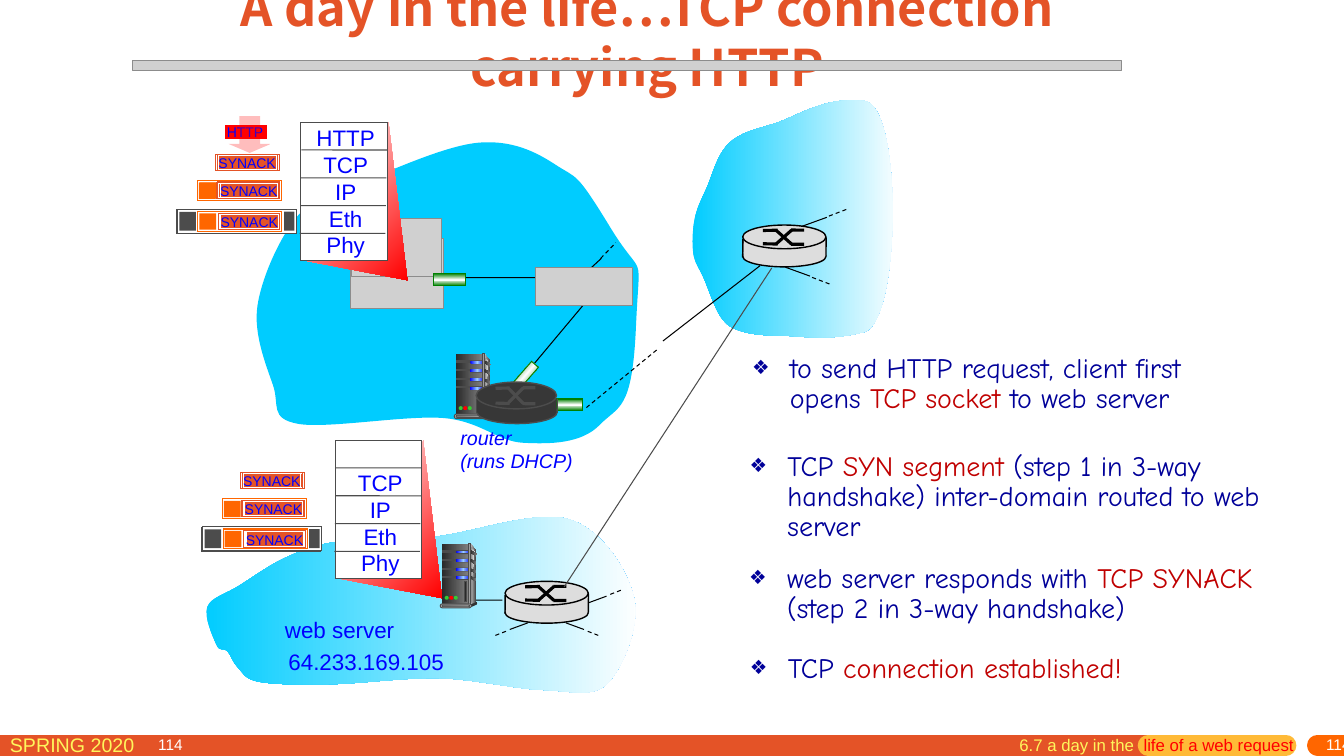
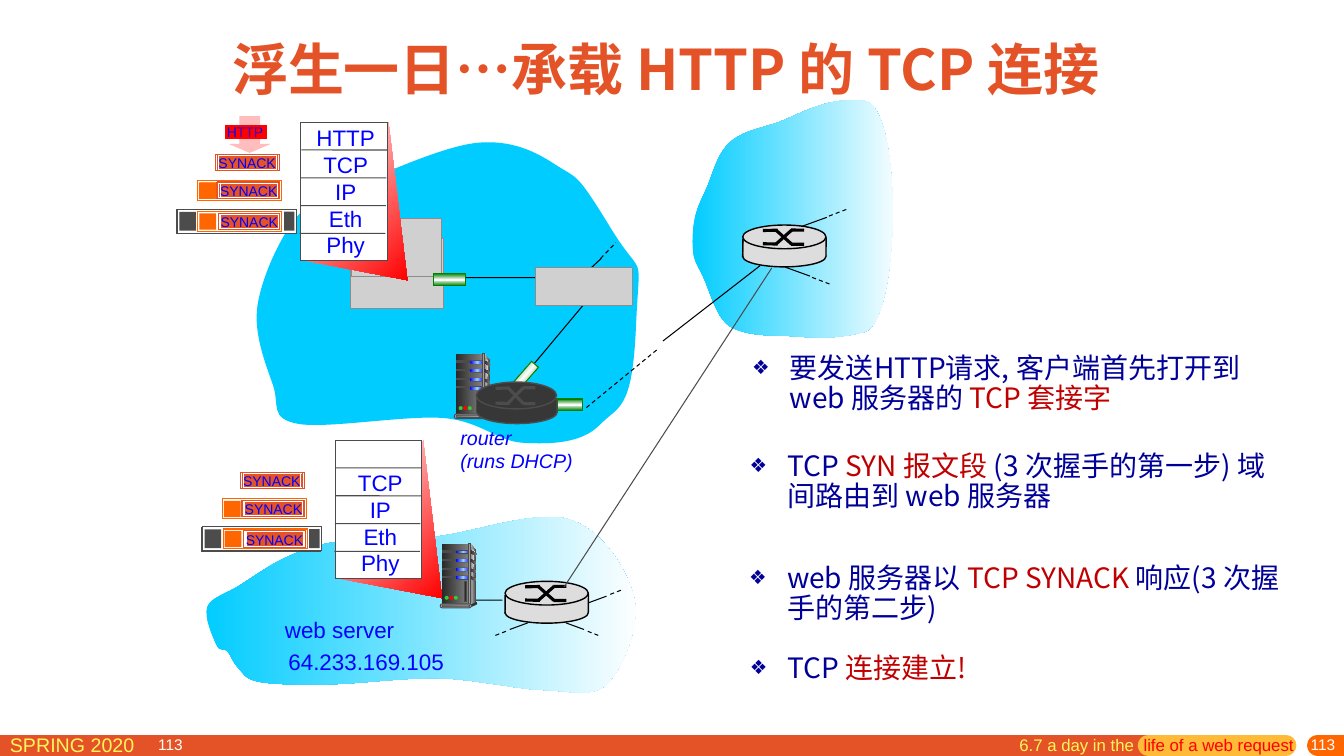
Before and after one commit to network-distributed/presentations, a slide deck: slide 113 of chapter6_cn.pptx (slide 114 before the commit). Drawn at 1344x756 pixels with LibreOffice and Linux fonts; fonts in the diff are those of the drawing; grey boxes stand for pictures. Boxes give left, top, right and bottom in pixels: in the first picture for what was removed or moved away, otherwise in the second. Text is boxed around its words. In the diff, an @@ line names an element or a change of style, - is before the commit and + after.

```diff
--- a/chapter6_cn.pptx
+++ b/chapter6_cn.pptx
@@ title at (x1=232, y1=42, x2=1099, y2=105): text changed; size 36 to 40 pt @@
-A day in the life…TCP connection carrying HTTP
+浮生一日…承载 HTTP 的 TCP 连接
@@ picture removed at (x1=132, y1=60, x2=1121, y2=71) @@
@@ text at (x1=790, y1=354, x2=1240, y2=411): text changed; font Comic Neue to Noto Sans CJK SC @@
-❖ to send HTTP request, client first opens TCP socket to web server
+❖ 要发送HTTP请求, 客户端首先打开到web 服务器的 TCP 套接字
@@ text at (x1=787, y1=452, x2=1265, y2=509): text changed; font Comic Neue to Noto Sans CJK SC @@
-❖ TCP SYN segment (step 1 in 3-way handshake) inter-domain routed to web server
+❖ TCP SYN 报文段 (3 次握手的第一步) 域间路由到 web 服务器
@@ text at (x1=787, y1=564, x2=1279, y2=624): text changed; font Comic Neue to Noto Sans CJK SC @@
-❖ web server responds with TCP SYNACK (step 2 in 3-way handshake)
+❖ web 服务器以 TCP SYNACK 响应(3 次握手的第二步)
@@ text at (x1=788, y1=654, x2=967, y2=680): text changed; font Comic Neue to Noto Sans CJK SC @@
-❖ TCP connection established!
+❖ TCP 连接建立!
@@ page number at (x1=150, y1=739, x2=175, y2=750): text changed @@
-114
+113
@@ page number at (x1=158, y1=739, x2=183, y2=750): text changed @@
-114
+113
@@ page number at (x1=160, y1=739, x2=185, y2=750): text changed @@
-114
+113
@@ page number added at (x1=1085, y1=738, x2=1344, y2=756), 11 pt, text #FFFFFF @@
+113
@@ page number removed at (x1=1100, y1=738, x2=1344, y2=756) @@
-114
@@ page number at (x1=1309, y1=737, x2=1334, y2=753): text changed @@
-114
+113
@@ page number at (x1=1326, y1=739, x2=1344, y2=750): text changed @@
-114
+113
```
Also in this commit, not shown: 110 other slides changed, 6 slides added, 7 slides removed, 1 other file.
